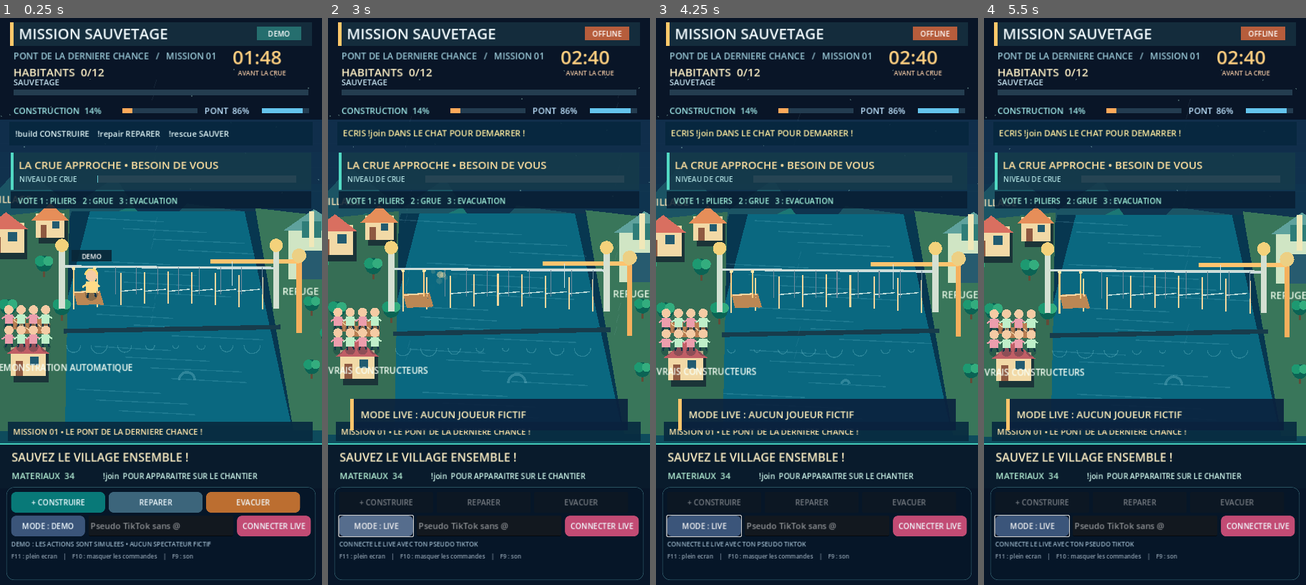
Above: before the commit, frames 1-4 (left to right).
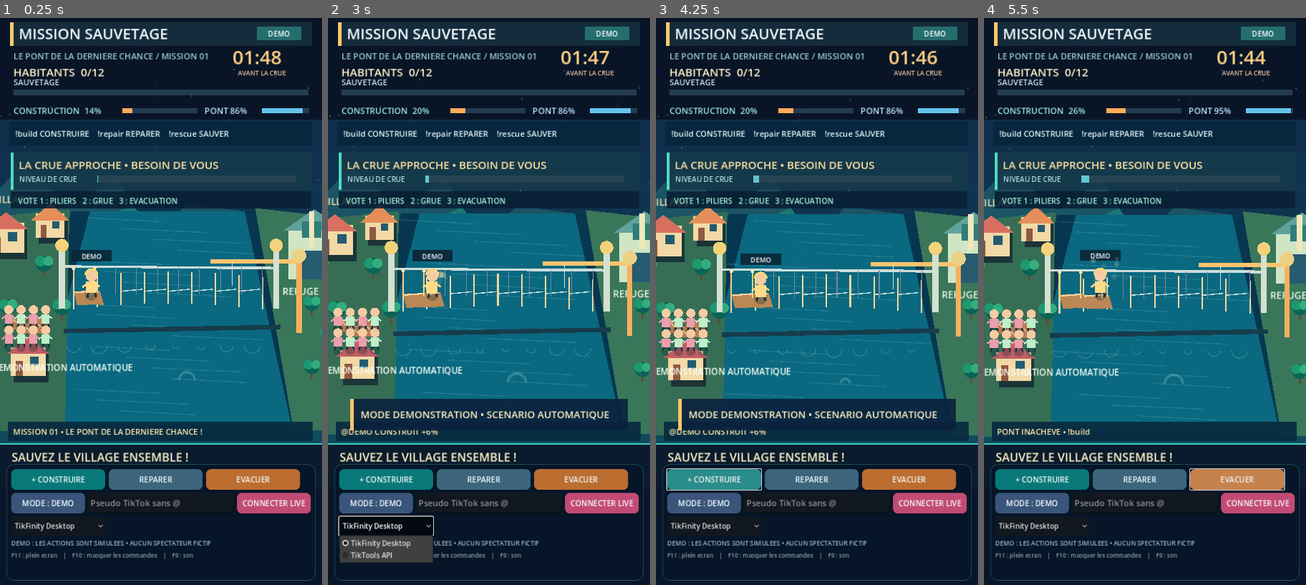
Above: after the commit, the same moments.

Repository: Hsergo/LIVE-BATTLES
Game: Godot game, scene res://main.tscn
Same seed, same stepped clock (60 frames per second), same inputs: the game is played once before the commit and once after it.
Inputs (mouse positions are in pixels of both pictures, inside the frame that each line leads up to):
- Up to frame 1 (0.25 s): no input
- Up to frame 2 (3 s): click "MODE : DEMO" at 0.5 s; click "MODE : LIVE" at 1.25 s; click "CONNECTER LIVE" at 2 s; click (385, 528) at 2.75 s, where only the run after the commit has a clickable "TikFinity Desktop"
- Up to frame 3 (4.25 s): click (713, 477) at 3.5 s, where only the run after the commit has a clickable "+ CONSTRUIRE"
- Up to frame 4 (5.5 s): click (1138, 477) at 4.25 s, where only the run after the commit has a clickable "REPARER"; click (1238, 477) at 5 s, where only the run after the commit has a clickable "EVACUER"

The runs differ from the first frame. In frame 1, 9.8% of the frame differs, in the area x 2-98%, y 6-100%; in frame 2, 12%; in frame 3, 12%; in frame 4, 15%, in the area x 0-98%, y 1-100%.

Commit message:
feat(rescue): interface TikFinity et TikTools, instructions agents et joueurs automatiques authentiques

Diff:
--- a/rescue/game/scripts/main.gd
+++ b/rescue/game/scripts/main.gd
@@ -4,6 +4,7 @@
 ## Les seules interactions des spectateurs en LIVE viennent de la passerelle.
 
 const Mission = preload("res://scripts/mission.gd")
+const Agents = preload("res://scripts/agents.gd")
 const WIDTH := 720.0
 const HEIGHT := 1280.0
 const BRIDGE_LEFT := 188.0
@@ -11,6 +12,13 @@
 const BRIDGE_Y := 692.0
 
 var state: RefCounted
+var agents: RefCounted
+var agent_message := ""
+var agent_message_life := 0.0
+var current_scenario := "bridge"
+var selected_provider := "tikfinity"
+var provider_picker: OptionButton
+var key_input: LineEdit
 var ws: WebSocketPeer = WebSocketPeer.new()
 var bridge_connected := false
 var status_tiktok := "PASSERELLE NON CONNECTEE"
@@ -48,6 +56,8 @@
 	randomize()
 	state = Mission.new()
 	state.call("configure",true)
+	agents = Agents.new()
+	current_scenario = str(state.call("scenario_info").get("id"))
 	last_progress = float(state.get("progress"))
 	last_strength = float(state.get("strength"))
 	for i in range(32):
@@ -87,6 +97,16 @@
 			helicopter_active = false
 	_poll_socket(d)
 	state.call("tick",d)
+	agent_message_life = maxf(0.0,agent_message_life-d)
+	if agents != null:
+		var suggestion: String = agents.call("tick",d,state,game_mode=="LIVE")
+		if not suggestion.is_empty() and agent_message_life <= 0.0:
+			_agent_show(suggestion)
+	var new_scene := str(state.call("scenario_info").get("id"))
+	if current_scenario != new_scene:
+		current_scenario = new_scene
+		agents.call("reset")
+		_agent_show("NOUVELLE MISSION : " + str(state.call("scenario_info").get("title")))
 	var progress := float(state.get("progress"))
 	var strength := float(state.get("strength"))
 	var rescued := int(state.get("saved"))
@@ -103,6 +123,10 @@
 			last_event = int(e.get("id",0))
 			var kind := str(e.get("kind",""))
 			_visual_event(e)
+			if agents != null:
+				var reaction: String = agents.call("reaction",e,state,game_mode=="LIVE")
+				if not reaction.is_empty() and agent_message_life <= 0.0:
+					_agent_show(reaction)
 			if music != null:
 				music.call("play_effect", kind)
 			if kind in ["gift","power"]:
@@ -126,7 +150,10 @@
 		if not connected_before:
 			connected_before = true
 			if game_mode == "LIVE" and not saved_live_name.is_empty():
-				ws.send_text(JSON.stringify({"type":"control","action":"connect","username":saved_live_name}))
+				if selected_provider == "tikfinity":
+					ws.send_text(JSON.stringify({"type":"control","action":"connect","username":saved_live_name,"provider":selected_provider}))
+				else:
+					status_tiktok = "TIKTOOLS : RENSEIGNER LA CLE API A NOUVEAU"
 				status_tiktok = "RECONNEXION AUTOMATIQUE : @" + saved_live_name
 		bridge_connected = true
 		reconnect = 4.0
@@ -160,9 +187,18 @@
 		return
 	match str(packet.get("event","")):
 		"chat":
-			state.call("receive",user,str(packet.get("text","")))
+			var message := str(packet.get("text",""))
+			if not state.get("participants").has(user):
+				# Une vraie action gratuite inscrit son auteur automatiquement.
+				state.call("join",user)
+				_agent_show(str(agents.call("welcome",user,state)))
+			state.call("receive",user,message)
 		"gift":
-			state.call("gift",user,str(packet.get("gift_name","")),int(packet.get("count",1)))
+			if bool(state.call("gift",user,str(packet.get("gift_name","")),int(packet.get("count",1)))):
+				_agent_show(str(agents.call("reaction",{"kind":"gift","user":user},state,true)))
+		"follow","share":
+			if agent_message_life <= 0.0:
+				_agent_show("MERCI @" + user + " ! LE CHANTIER EST OUVERT : !join")
 		"like":
 			# Les likes soutiennent la popularite du LIVE, pas un achat force.
 			pass
@@ -172,12 +208,14 @@
 		game_mode = "LIVE"
 		live_auto_hide = false
 		state.call("configure",false)
+		agents.call("reset")
 		banner = "MODE LIVE : AUCUN JOUEUR FICTIF"
 		banner_life = 3.0
 	else:
 		game_mode = "DEMO"
 		admin_visible = true
 		state.call("configure",true)
+		agents.call("reset")
 		saved_live_name = ""
 		if ws.get_ready_state() == WebSocketPeer.STATE_OPEN:
 			ws.send_text(JSON.stringify({"type":"control","action":"disconnect"}))
@@ -198,8 +236,14 @@
 		return
 	saved_live_name = name
 	_save_preferences(true)
-	ws.send_text(JSON.stringify({"type":"control","action":"connect","username":name}))
-	status_tiktok = "CONNEXION DEMANDEE : @" + name
+	selected_provider = "tiktools" if provider_picker.selected == 1 else "tikfinity"
+	_save_preferences(true)
+	ws.send_text(JSON.stringify({
+		"type":"control","action":"connect","username":name,
+		"provider":selected_provider,
+		"apiKey":key_input.text if selected_provider == "tiktools" else ""
+	}))
+	status_tiktok = "CONNEXION " + selected_provider.to_upper() + " DEMANDEE"
 
 func _admin_command(command: String) -> void:
 	if game_mode != "DEMO":
@@ -237,8 +281,8 @@
 	layer.add_child(canvas)
 	canvas.set_anchors_and_offsets_preset(Control.PRESET_FULL_RECT)
 	var panel := PanelContainer.new()
-	panel.position = Vector2(14,1058)
-	panel.size = Vector2(692,208)
+	panel.position = Vector2(14,1007)
+	panel.size = Vector2(692,260)
 	canvas.add_child(panel)
 	var style := StyleBoxFlat.new()
 	style.bg_color = Color("#061628f4")
@@ -267,6 +311,28 @@
 	live_name.add_theme_font_size_override("font_size",19)
 	second.add_child(live_name)
 	_make_btn(second,"CONNECTER LIVE",165,_connect_tiktok,Color("#c24b74"))
+	var provider_row := HBoxContainer.new()
+	provider_row.add_theme_constant_override("separation",8)
+	stack.add_child(provider_row)
+	provider_picker = OptionButton.new()
+	provider_picker.add_item("TikFinity Desktop",0)
+	provider_picker.add_item("TikTools API",1)
+	provider_picker.select(0)
+	provider_picker.custom_minimum_size = Vector2(210,42)
+	provider_picker.add_theme_font_size_override("font_size",16)
+	provider_row.add_child(provider_picker)
+	key_input = LineEdit.new()
+	key_input.placeholder_text = "Cle TikTools (seulement si necessaire)"
+	key_input.secret = true
+	key_input.custom_minimum_size = Vector2(410,42)
+	key_input.size_flags_horizontal = Control.SIZE_EXPAND_FILL
+	key_input.add_theme_font_size_override("font_size",15)
+	provider_row.add_child(key_input)
+	provider_picker.item_selected.connect(func(index: int):
+		selected_provider = "tiktools" if index == 1 else "tikfinity"
+		key_input.visible = index == 1
+	)
+	key_input.visible = false
 	status_label = Label.new()
 	status_label.text = "SIMULATION AUTONOME • CHANGE EN LIVE POUR RECEVOIR LES COMMENTAIRES"
 	status_label.add_theme_font_size_override("font_size",14)
@@ -338,6 +404,7 @@
 	_draw_header()
 	_draw_scene_legend()
 	_draw_emergency_card()
+	_draw_agent_message()
 	_draw_footer()
 	if banner_life > 0:
 		_rect(50,861,620,71,Color("#0a213de8"))
@@ -367,7 +434,7 @@
 	var badge_color := Color("#147c64") if connected_live else (Color("#b65d3c") if game_mode == "LIVE" else Color("#256e6e"))
 	_rect(574,29,100,31,badge_color)
 	_text(badge,Vector2(582,51),16,Color.WHITE,true,84)
-	_text("PONT DE LA DERNIERE CHANCE   /   MISSION %02d" % int(state.get("mission_index")),Vector2(30,102),20,Color("#9ac9d7"))
+	_text((str(state.call("scenario_info").get("title")) + " / MISSION %02d" % int(state.get("mission_index"))).substr(0,52),Vector2(30,102),19,Color("#9ac9d7"))
 	var seconds := int(ceil(float(state.get("seconds"))))
 	_text("%02d:%02d" % [seconds/60,seconds%60],Vector2(520,113),43,Color("#ffd080"))
 	_text("AVANT LA CRUE",Vector2(532,138),14,Color("#f5cba6"))
@@ -378,7 +445,7 @@
 	_text("CONSTRUCTION  %d%%" % int(state.get("progress")),Vector2(30,224),19,Color("#9ee6e6"))
 	_rect(273,211,168,12,Color("#233c50"))
 	_rect(273,211,168*float(state.get("progress"))/100.0,12,Color("#ffa95a"))
-	_text("PONT  %d%%" % int(state.get("strength")),Vector2(457,224),19,Color("#bfe4ff"))
+	_text(str(state.call("scenario_info").get("site")) + " %d%%" % int(state.get("strength")),Vector2(457,224),19,Color("#bfe4ff"))
 	_rect(585,211,107,12,Color("#233c50"))
 	_rect(585,211,107*float(state.get("strength"))/100.0,12,Color("#64c4ed"))
 
@@ -566,7 +633,7 @@
 	var seconds := int(ceil(float(state.get("seconds"))))
 	var urgent := seconds <= 32 and str(state.get("status"))=="RUNNING"
 	_text("DERNIERES SECONDES ! AGIS !" if urgent else "SAUVEZ LE VILLAGE ENSEMBLE !",Vector2(26,1001),26,Color("#ffba93") if urgent else Color("#fff1c6"))
-	_text("MATERIAUX  %d" % int(state.get("wood")),Vector2(26,1040),19,Color("#b5f0d6"))
+	_text(str(state.call("scenario_info").get("material")) + "  %d" % int(state.get("wood")),Vector2(26,1040),19,Color("#b5f0d6"))
 	var rank: Array[String] = state.call("ranking",2)
 	if not rank.is_empty():
 		_text("TOP  " + "   /   ".join(rank),Vector2(242,1040),17,Color("#cff7ec"),false,450)
@@ -704,6 +771,11 @@
 	if name.is_empty():
 		return
 	live_name.text = name
+	selected_provider = str(config.get_value("startup","provider","tikfinity"))
+	if selected_provider not in ["tikfinity","tiktools"]:
+		selected_provider = "tikfinity"
+	provider_picker.select(1 if selected_provider == "tiktools" else 0)
+	key_input.visible = selected_provider == "tiktools"
 	if bool(config.get_value("startup","auto_live",false)):
 		saved_live_name = name
 		if game_mode != "LIVE":
@@ -715,4 +787,19 @@
 	var config := ConfigFile.new()
 	config.set_value("startup","tiktok_username",live_name.text.strip_edges().trim_prefix("@"))
 	config.set_value("startup","auto_live",auto_live)
+	config.set_value("startup","provider",selected_provider)
 	config.save("user://mission_settings.cfg")
+
+func _agent_show(message: String) -> void:
+	if message.strip_edges().is_empty():
+		return
+	agent_message = message.substr(0,105)
+	agent_message_life = 6.5
+
+func _draw_agent_message() -> void:
+	if agent_message_life <= 0.0:
+		return
+	_rect(26,449,668,54,Color("#08243be9"))
+	_rect(26,449,6,54,Color("#6ae6c6"))
+	_text("ASSISTANTS DU JEU",Vector2(43,470),13,Color("#a6d5e0"))
+	_text(agent_message,Vector2(43,491),18,Color("#fff0bb"),false,636)
